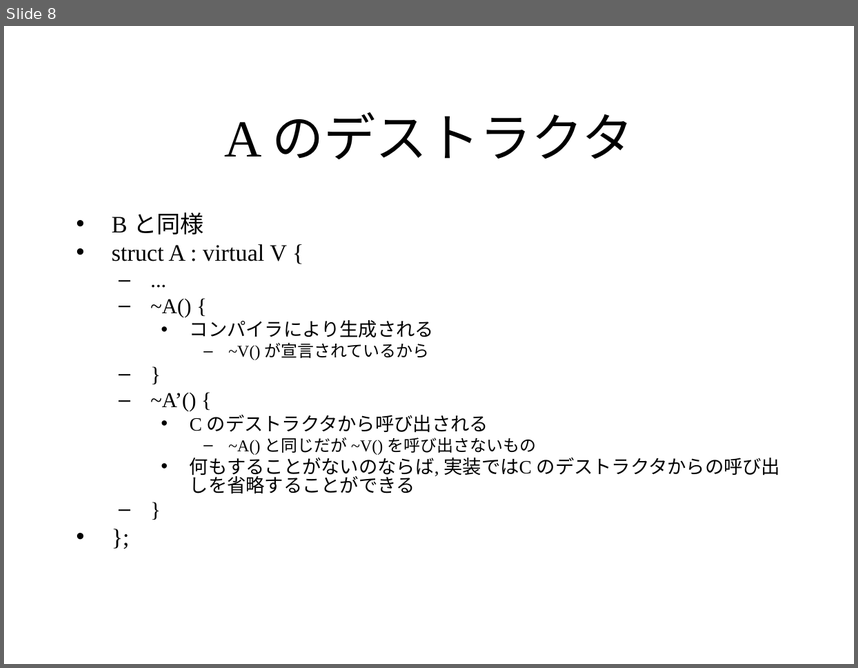
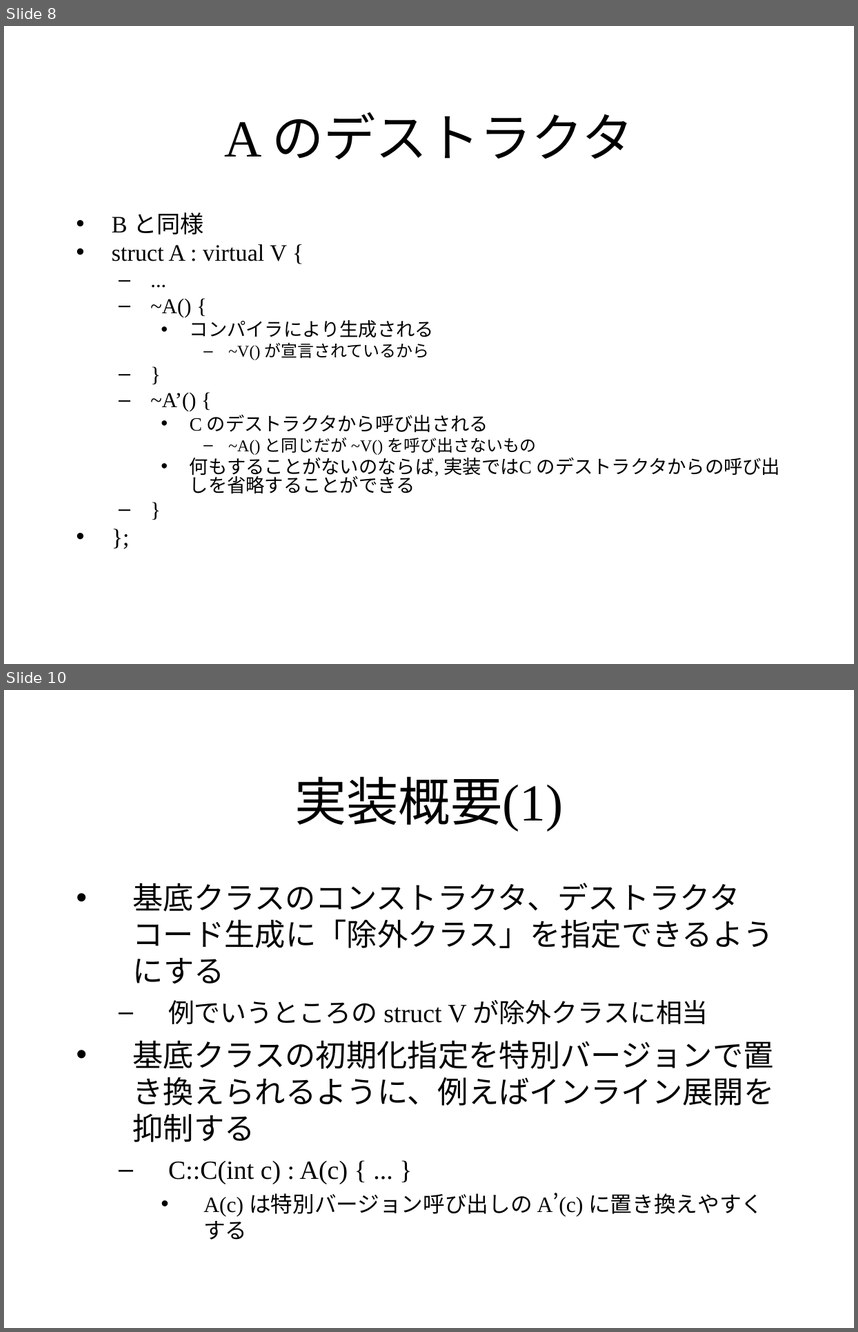
Before and after one commit to KeiHasegawa/cxx_doc, a slide deck: 11_virtual_base_ctor_dtor.ppt. Shown one above the other, each under a label of ours: slide 8 before the commit, slides 8 and 10 after it; the slides between them are not shown. The pictures are 858x668 and 858x1332 pixels, drawn with LibreOffice and Linux fonts; fonts in the diff are those of the drawing. Boxes give left, top, right and bottom in pixels: in the first picture for what was removed or moved away, otherwise in the second. Text is boxed around its words. In the diff, an @@ line names an element or a change of style, - is before the commit and + after.

```diff
--- a/11_virtual_base_ctor_dtor.ppt
+++ b/11_virtual_base_ctor_dtor.ppt
@@ slide 10 added at <box>4,690,854,1328</box>, background #FFFFFF @@
@@ title added at <box>294,776,563,831</box>, 44 pt, text #000000 @@
+実装概要(1)
@@ text added at <box>133,883,775,1239</box>, 25.9 pt, text #000000 @@
+• 基底クラスのコンストラクタ、デストラクタコード生成に「除外クラス」を指定できるようにする
+  – 例でいうところの struct V が除外クラスに相当
+• 基底クラスの初期化指定を特別バージョンで置き換えられるように、例えばインライン展開を抑制する
+  – C::C(int c) : A(c) { ... }
+    • A(c) は特別バージョン呼び出しの A’(c) に置き換えやすくする
```
Also in this commit, not shown: 1 slide changed, 2 other slides added, 3 other files.
